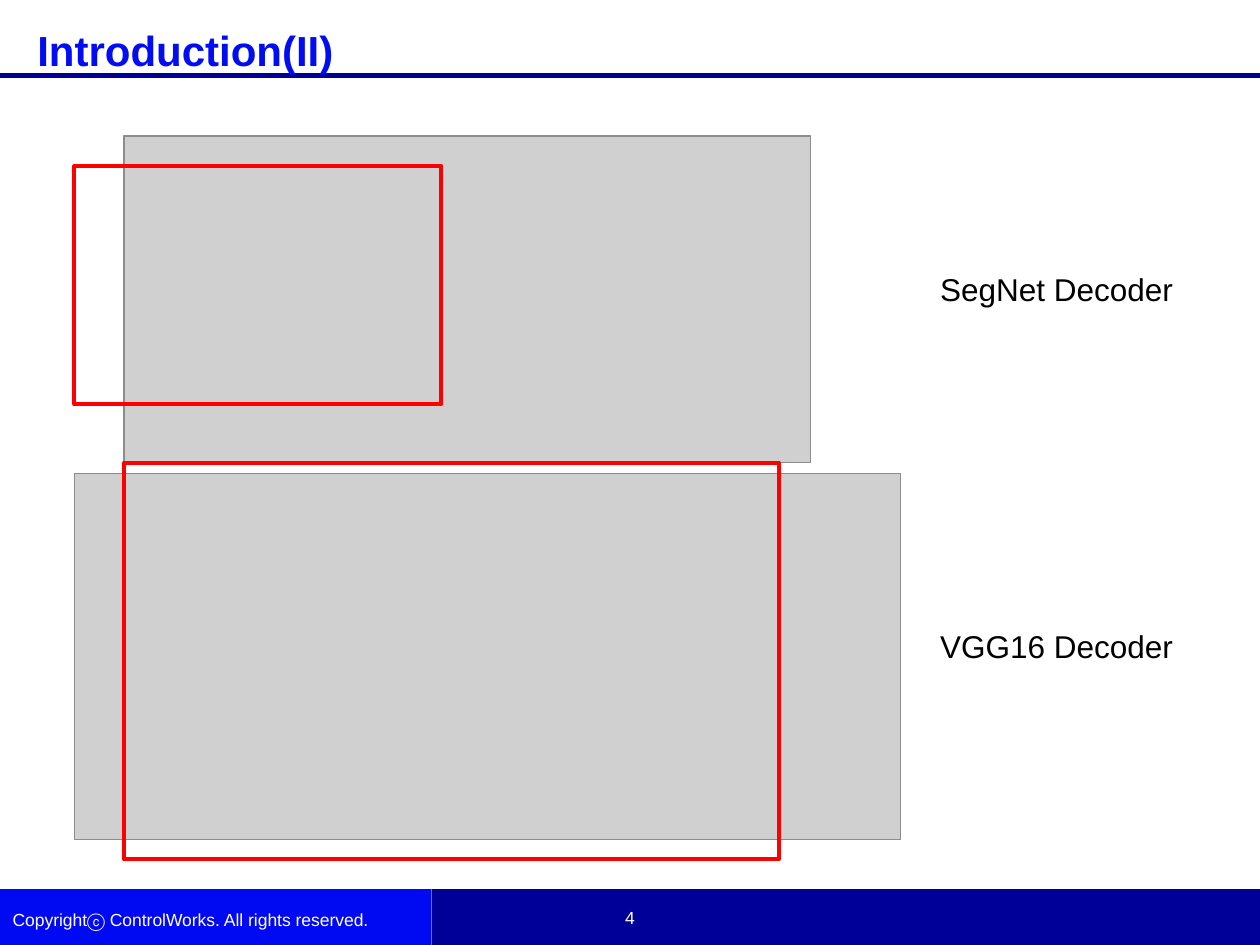
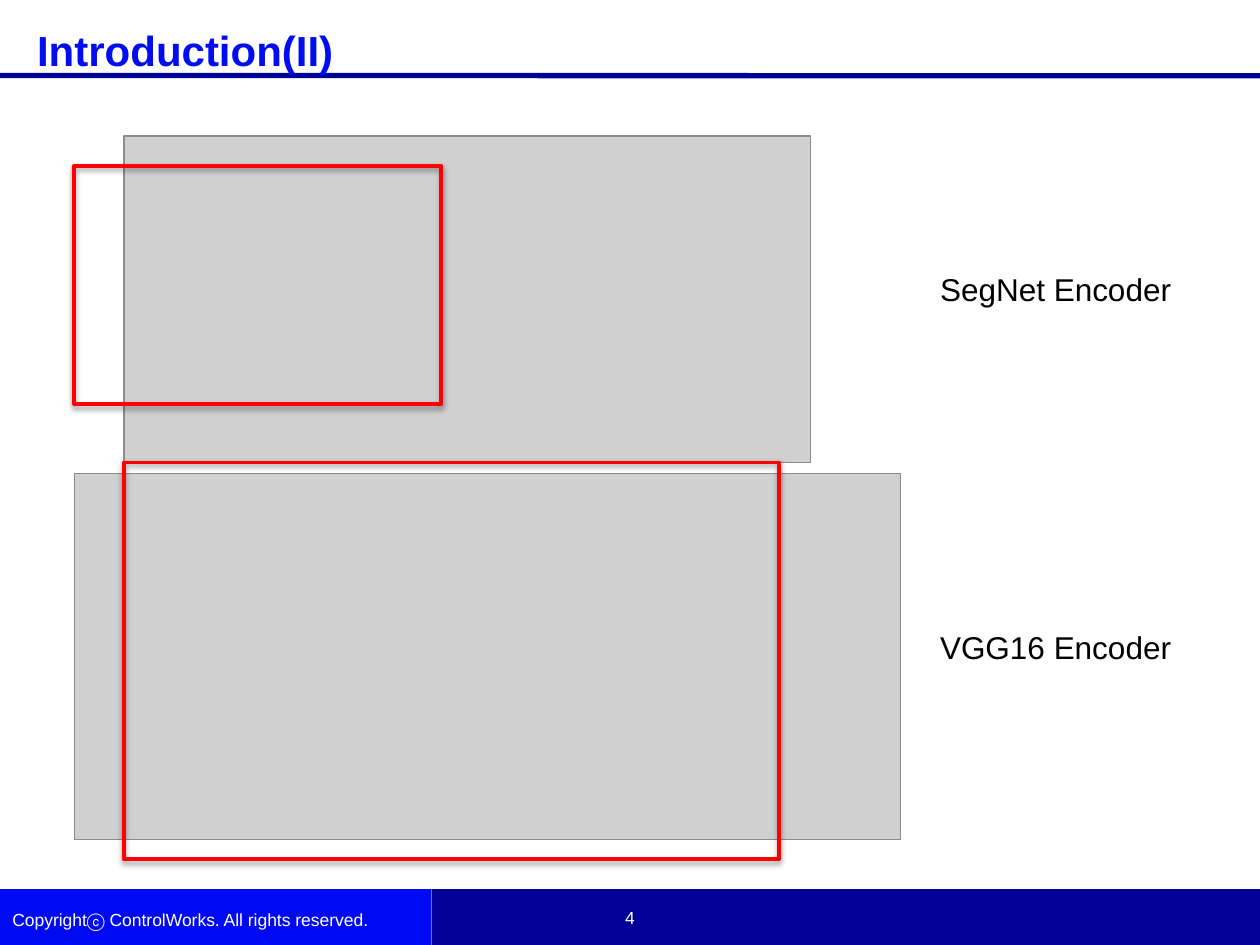
Before and after one commit to woojinKwon/deep_learning_paper, a slide deck: slide 4 of SegNet_A Deep Convolutional Encoder-Decoder Architecture for Image Segmentation_논문정리_fixed.pptx. Drawn at 1260x945 pixels with LibreOffice and Linux fonts; fonts in the diff are those of the drawing; grey boxes stand for pictures; background and template pictures are left out. Boxes give left, top, right and bottom in pixels: in the first picture for what was removed or moved away, otherwise in the second. Text is boxed around its words. In the diff, an @@ line names an element or a change of style, - is before the commit and + after.

```diff
--- a/SegNet_A Deep Convolutional Encoder-Decoder Architecture for Image Segmentation_논문정리_fixed.pptx
+++ b/SegNet_A Deep Convolutional Encoder-Decoder Architecture for Image Segmentation_논문정리_fixed.pptx
@@ rectangle at [74, 166, 441, 404]: outline #FF0000 2.25 pt to #FF0000 2.24 pt; shadow on @@
@@ text at [940, 278, 1171, 307]: text changed @@
-SegNet Decoder
+SegNet Encoder
@@ rectangle at [123, 462, 779, 859]: outline #FF0000 2.25 pt to #FF0000 2.24 pt; shadow on @@
@@ text at [940, 636, 1171, 660]: text changed @@
-VGG16 Decoder
+VGG16 Encoder
@@ text "Copyrightⓒ ControlWorks. All rights reserved." rewrapped from [224, 913, 369, 930] to [110, 913, 368, 930] @@
```
Also in this commit, not shown: 9 other slides changed, 1 other file.
